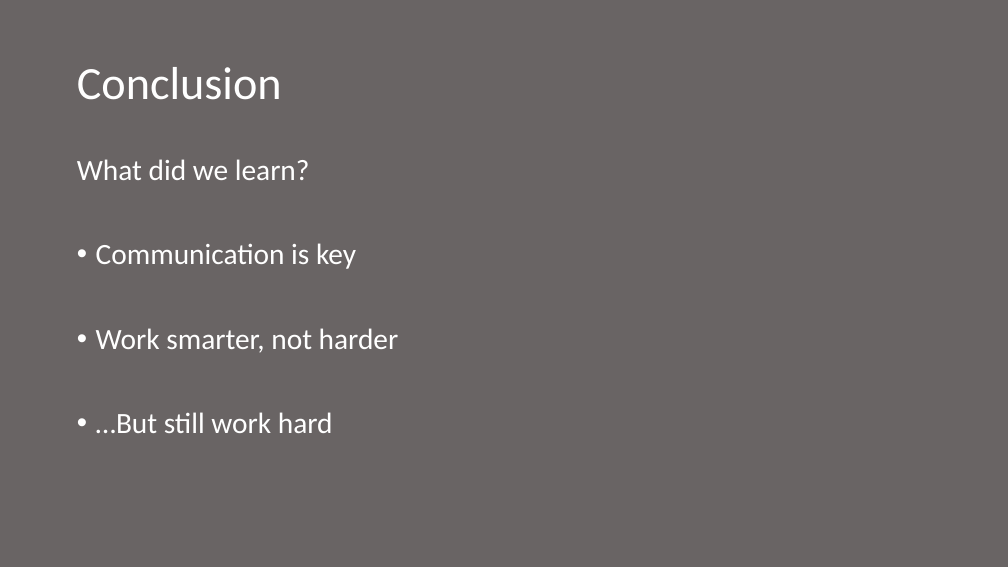
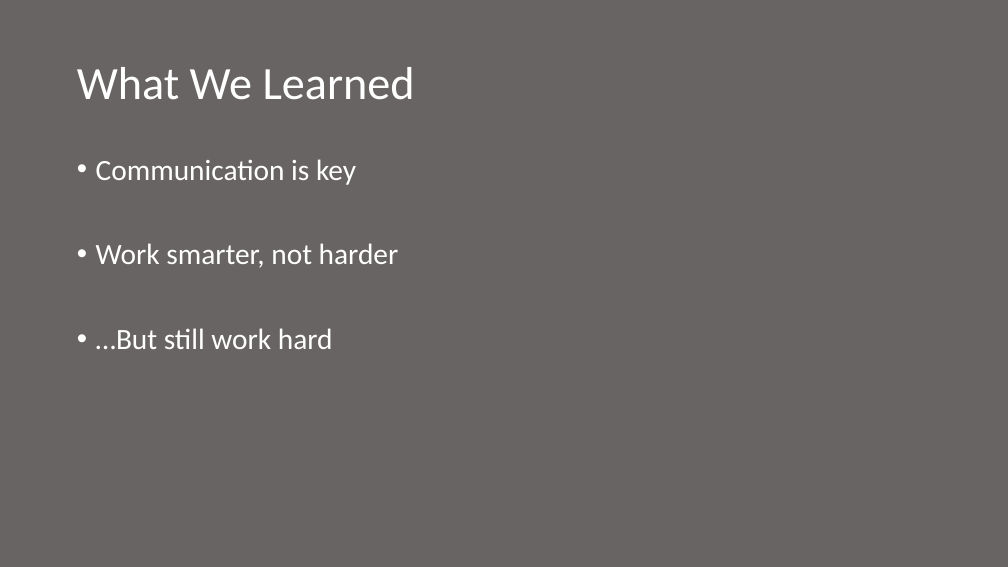
Before and after one commit to boltu11/DashForCash, a slide deck: slide 17 of Presentation.pptx (slide 15 before the commit). Drawn at 1008x567 pixels with LibreOffice and Linux fonts; fonts in the diff are those of the drawing. Boxes give left, top, right and bottom in pixels: in the first picture for what was removed or moved away, otherwise in the second. Text is boxed around its words. In the diff, an @@ line names an element or a change of style, - is before the commit and + after.

```diff
--- a/Presentation.pptx
+++ b/Presentation.pptx
@@ title at bbox=[77, 67, 415, 100]: text changed @@
-Conclusion
+What We Learned
@@ text at bbox=[77, 159, 310, 180]: paragraph removed @@
-What did we learn?
```
Also in this commit, not shown: 5 other slides changed, 6 slides added, 3 slides removed.
